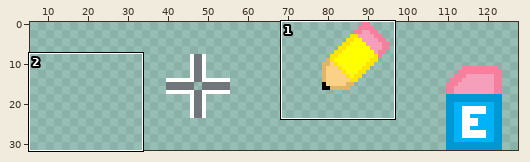
One commit to this sprite sheet: res/GUI-HUD-Pointer.png. Above, an overview of the earlier version with the close-up marked.
Close-up. Before the commit:
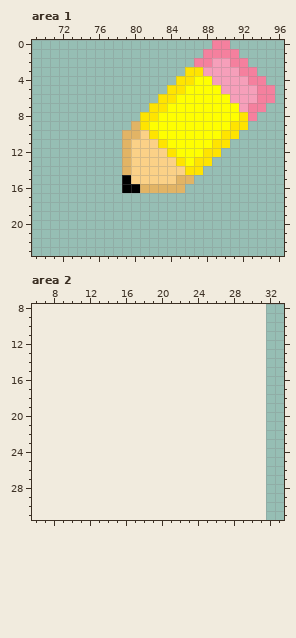
The file is 96x32 pixels. Colours within 5 levels of each other are drawn and written as one. Shown: area 1: x 69..96, y 0..23; area 2: x 6..33, y 8..31. The old version is drawn lined up with the new one, on the new canvas. The wide view leaves out empty margins.
And afterwards:
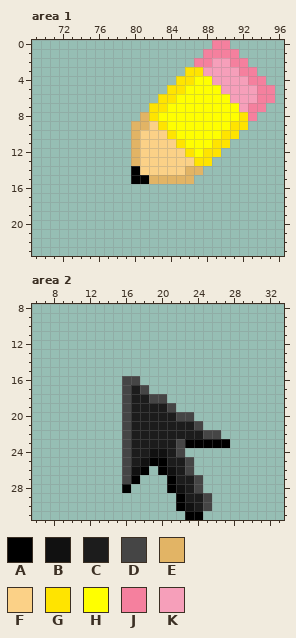
Palette (. is transparent): A #000000  B #111111  C #1c1c1c  D #454545  E #e2b465  F #fbd187  G #ffe400  H #ffff00  J #f5809e  K #f69fba
Changes in this commit:
canvas 96x32 -> 128x32, the old top-left corner now at 32,0
Area 1:
y 8: x 81 G -> E
y 9: x 81..83 GHH -> EFG
y 10: x 79 E -> .; x 82..84 GHH -> FFG
y 11: x 79..80 EF -> .E; x 83..85 GHH -> FFG
y 12: x 79..80 EF -> .E; x 84..86 GHH -> FFG
y 13: x 79..80 EF -> .E; x 85..86 GH -> FF
y 14: x 79..80 EF -> .A; x 86..87 GG -> EE
y 15: x 79..84 AFFFFF -> .AAEEE
y 16: x 79..85 AAEEEEE -> .......
Area 2:
y 16: x 16..17 .. -> DD
y 17: x 16..18 ... -> DCD
y 18: x 16..20 ..... -> DCCDD
y 19: x 16..21 ...... -> DCCCCD
y 20: x 16..23 ........ -> DCCCCCDD
y 21: x 16..24 ......... -> DCCCCCCCD
y 22: x 16..26 ........... -> DCCCCCCCCDD
y 23: x 16..27 ............ -> DCCCCCDAAAAA
y 24: x 16..22 ....... -> DCCBBCD
y 25: x 16..23 ........ -> DCBAACCD
y 26: x 16..18 ... -> DBA; x 20..23 .... -> ABCD
y 27: x 16..17 .. -> DA; x 21..24 .... -> ACCD
y 28: x 16 . -> A; x 21..24 .... -> ABCD
y 29: x 22..25 .... -> ACCD
y 30: x 22..25 .... -> ABCD
y 31: x 23..24 .. -> AA
Where, in picture pixels (left, top, right, bottom), the same in both close-ups:
changed: (122, 112, 203, 193)
added: (122, 376, 230, 520)
